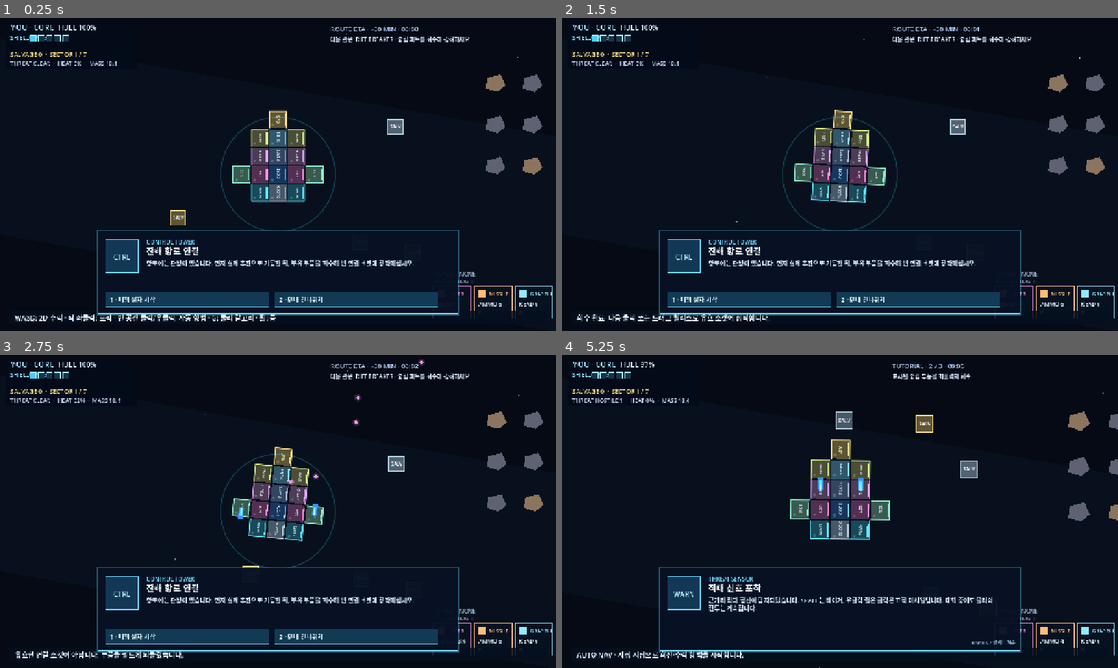
Above: before the commit, frames 1-4 (two rows, left to right).
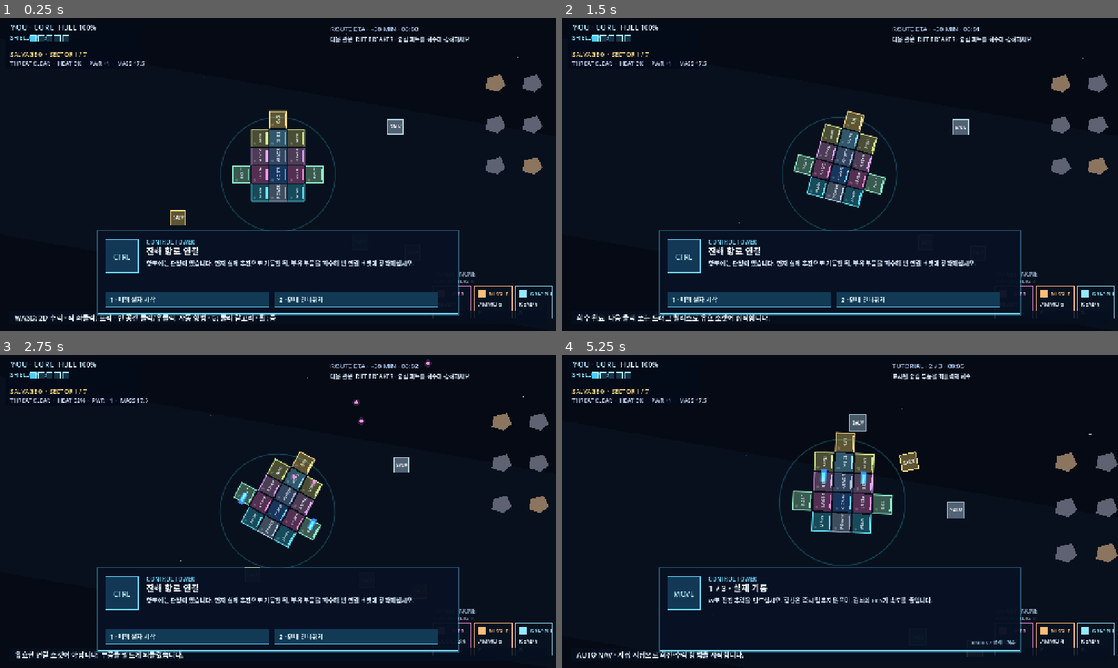
Above: after the commit, the same moments.

Repository: alex-kang-ovdr/GoDotProjects
Game: Godot game, scene res://Main.tscn
The game is run twice, just before and just after one commit, with the same random seed, the same clock (stepped at 60 frames per second) and the same inputs.
Inputs (mouse positions are in pixels of both pictures, inside the frame that each line leads up to):
- Up to frame 1 (0.25 s): no input
- Up to frame 2 (1.5 s): tap Enter at 0.5 s; move the mouse to (962, 158) at 0.52 s; hold D (turn_right) 0.53-1.25 s; tap G (fire_grapple) at 0.6 s; click (962, 158) at 0.67 s; drag from (728, 190) to (812, 237) at 1.27 s
- Up to frame 3 (2.75 s): move the mouse to (333, 442) at 2.02 s; hold D (turn_right) from 2.03 s (still down); hold Space (fire_primary) from 2.03 s (still down)
- Up to frame 4 (5.25 s): release D (turn_right) at 2.75 s; release Space (fire_primary) at 2.75 s; drag from (812, 574) to (917, 420) at 2.77 s; move the mouse to (1006, 558) at 3.52 s; hold A (turn_left) 3.53-4.25 s; tap Right (zoom_in) at 3.6 s; drag from (673, 464) to (756, 433) at 4.27 s; move the mouse to (867, 511) at 5.02 s; hold S (thrust_reverse) from 5.03 s (still down); tap 1 at 5.1 s; click (867, 511) at 5.17 s

The runs differ from the first frame. In frame 1, 0.2% of the frame differs, in the area x 16-57%, y 13-58%; in frame 2, 2.8%; in frame 3, 4.0%; in frame 4, 6.9%, in the area x 5-100%, y 2-100%.

Commit message:
[Cap] fix: 충돌 안정화와 CSV 파트 튜닝

Diff:
--- /dev/null
+++ b/Godot/data/part_tuning.csv
@@ -0,0 +1,22 @@
+id,display_name,description,hull,shield,power,weapon_type,thrust,reverse_thrust,rcs_thrust,ammo_type,ammo,capacity,coverage_mass
+core,CONTROL CORE,함선 제어와 표적 지정을 담당하는 지휘 코어,100,0,2,none,0,0,0,,,0,0
+armor,ARMOR PLATE,피해를 먼저 받는 기본 장갑 블록,18,0,0,none,0,0,0,,,0,0
+thruster,MAIN DRIVE,주 전진 추진기,14,0,-2,none,4750,0,0,,,0,0
+reverse_thruster,REVERSE DRIVE,후진과 감속용 보조 추진기,9,0,-1,none,0,220,0,,,0,0
+rcs_thruster,RCS THRUSTER,회전과 자세 제어용 미세 추진기,8,0,-1,none,0,0,1800,,,0,0
+battery,POWER CELL,무기와 방어막을 위한 전력 저장 장치,10,0,20,none,0,0,0,,,0,0
+laser,LASER ARRAY,에너지 빔을 발사하는 기본 무장,12,0,-3,laser,0,0,0,,,0,0
+missile_launcher,MISSILE RACK,미사일 탄약을 소비하는 유도탄 발사기,16,0,-2,missile,0,0,0,,,0,0
+mini_missile_launcher,MINI MISSILE RACK,근거리 자동 유도 미사일 발사기,11,0,-2,mini_missile,0,0,0,,,0,0
+machine_gun,MACHINE GUN,총알 탄약을 빠르게 소비하는 탄도 무기,13,0,-2,machine_gun,0,0,0,,,0,0
+railgun,RAILGUN,다수 총알을 소비하는 고위력 탄도 무기,19,0,-4,railgun,0,0,0,,,0,0
+ammo_bay,MISSILE BAY,미사일 탄약 보관함,24,0,0,none,0,0,0,missile,6,6,0
+bullet_bay,BULLET BAY,탄도 무기용 총알 보관함,20,0,0,none,0,0,0,bullet,36,36,0
+shield_generator,SHIELD GENERATOR,질량 범위 내에서 방어막 레이어를 공급하는 발전기,22,1,-3,none,0,0,0,,,0,20
+block,STRUCTURE BLOCK,연결과 방호를 위한 범용 구조 블록,20,0,0,none,0,0,0,,,0,0
+beam2,BEAM 2,두 칸 길이의 경량 구조 빔,34,0,0,none,0,0,0,,,0,0
+beam3,BEAM 3,세 칸 길이의 구조 빔,48,0,0,none,0,0,0,,,0,0
+beam4,BEAM 4,네 칸 길이의 장거리 구조 빔,62,0,0,none,0,0,0,,,0,0
+plate4,PLATE 4,2x2 면적을 덮는 중장갑 구조 파트,74,0,0,none,0,0,0,,,0,0
+wedge,WEDGE,한 칸 대각 외형의 삼각 구조 파트,15,0,0,none,0,0,0,,,0,0
+wedge_long,LONG WEDGE,두 칸 대각 외형의 긴 삼각 구조 파트,26,0,0,none,0,0,0,,,0,0
--- a/Godot/scripts/balance.gd
+++ b/Godot/scripts/balance.gd
@@ -15,6 +15,7 @@
 }
 const NPC_AI := {
 	"state_tick_seconds": 0.066,
+	"thrust_multiplier": 0.5,
 	"weapon_range": 620.0,
 	"contact_range": 560.0,
 	"roam_radius": 460.0,
@@ -56,9 +57,10 @@
 const MODULES := {
 	"core": {"label":"CORE", "hp":100.0, "mass":2.0, "fill":"17365e", "stroke":"70ddff"},
 	"armor": {"label":"PLATE", "hp":18.0, "mass":1.8, "fill":"334661", "stroke":"a9bed9"},
-	"thruster": {"label":"MAIN DRIVE", "hp":14.0, "mass":1.1, "force":950.0, "fill":"174a5a", "stroke":"62e7ff", "actuator":"forward"},
+	"thruster": {"label":"MAIN DRIVE", "hp":14.0, "mass":1.1, "force":4750.0, "fill":"174a5a", "stroke":"62e7ff", "actuator":"forward"},
 	"reverse_thruster": {"label":"REV DRIVE", "hp":9.0, "mass":0.65, "force":220.0, "fill":"4d3c55", "stroke":"e3a8ff", "actuator":"reverse"},
-	"rcs_thruster": {"label":"RCS", "hp":8.0, "mass":0.5, "force":360.0, "fill":"3a5a50", "stroke":"8cf0cd", "actuator":"turn"},
+	"rcs_thruster": {"label":"RCS", "hp":8.0, "mass":0.5, "force":1800.0, "fill":"3a5a50", "stroke":"8cf0cd", "actuator":"turn"},
+	"battery": {"label":"BATTERY", "hp":10.0, "mass":1.0, "fill":"3f4d5f", "stroke":"b9d8ff"},
 	"laser": {"label":"LZR", "hp":12.0, "mass":1.2, "fill":"533052", "stroke":"ff92e8"},
 	"missile_launcher": {"label":"MISSILE", "hp":16.0, "mass":1.65, "fill":"58402e", "stroke":"ffbd78"},
 	"mini_missile_launcher": {"label":"MINI MSL", "hp":11.0, "mass":0.9, "fill":"4b4e35", "stroke":"d7ed8e"},
@@ -76,5 +78,72 @@
 	"wedge_long": {"label":"LONG WEDGE", "hp":26.0, "mass":2.35, "fill":"604b3e", "stroke":"f1bf94", "shape":"triangle-long", "footprint":[Vector2i(0,0), Vector2i(1,0)]},
 }
 
+static var _part_tuning_cache: Dictionary = {}
+static var _part_tuning_loaded := false
+
 static func module_spec(kind: String) -> Dictionary:
-	return MODULES.get(kind, MODULES["block"]).duplicate(true)
+	var result: Dictionary = MODULES.get(kind, MODULES["block"]).duplicate(true)
+	var tuning := part_tuning(kind)
+	if tuning.is_empty():
+		return result
+	result["display_name"] = tuning.display_name
+	result["description"] = tuning.description
+	result["hull"] = tuning.hull
+	result["shield"] = tuning.shield
+	result["power"] = tuning.power
+	result["weapon_type"] = tuning.weapon_type
+	result["hp"] = tuning.hull
+	if not str(tuning.ammo_type).is_empty():
+		result["ammo_type"] = tuning.ammo_type
+		result["ammo"] = tuning.ammo
+		result["capacity"] = tuning.capacity
+	if tuning.coverage_mass > 0.0:
+		result["coverage_mass"] = tuning.coverage_mass
+	match str(result.get("actuator", "")):
+		"forward": result["force"] = tuning.thrust
+		"reverse": result["force"] = tuning.reverse_thrust
+		"turn": result["force"] = tuning.rcs_thrust
+	return result
+
+static func part_tuning(kind: String) -> Dictionary:
+	if not _part_tuning_loaded:
+		load_part_tuning()
+	return _part_tuning_cache.get(kind, {})
+
+static func load_part_tuning() -> void:
+	_part_tuning_loaded = true
+	var file := FileAccess.open("res://data/part_tuning.csv", FileAccess.READ)
+	if file == null:
+		file = FileAccess.open("res://data/part_tuning_runtime.txt", FileAccess.READ)
+	if file == null:
+		push_error("PART TUNING CSV와 런타임 사본을 열 수 없습니다.")
+		return
+	var headers := file.get_csv_line()
+	while not file.eof_reached():
+		var values := file.get_csv_line()
+		if values.is_empty() or values[0].strip_edges().is_empty():
+			continue
+		var row := {}
+		for index in mini(headers.size(), values.size()):
+			row[headers[index]] = values[index].strip_edges()
+		var id := str(row.get("id", ""))
+		if id.is_empty():
+			continue
+		_part_tuning_cache[id] = {
+			"display_name": str(row.get("display_name", id)),
+			"description": str(row.get("description", "")),
+			"hull": csv_number(row.get("hull", "0")),
+			"shield": csv_number(row.get("shield", "0")),
+			"power": csv_number(row.get("power", "0")),
+			"weapon_type": str(row.get("weapon_type", "none")),
+			"thrust": csv_number(row.get("thrust", "0")),
+			"reverse_thrust": csv_number(row.get("reverse_thrust", "0")),
+			"rcs_thrust": csv_number(row.get("rcs_thrust", "0")),
+			"ammo_type": str(row.get("ammo_type", "")),
+			"ammo": int(csv_number(row.get("ammo", "0"))),
+			"capacity": int(csv_number(row.get("capacity", "0"))),
+			"coverage_mass": csv_number(row.get("coverage_mass", "0")),
+		}
+
+static func csv_number(value: Variant) -> float:
+	return str(value).to_float()
--- a/Godot/scripts/enemy_ship.gd
+++ b/Godot/scripts/enemy_ship.gd
@@ -74,10 +74,10 @@
 	if ai_tick_elapsed >= float(BalanceData.NPC_AI.state_tick_seconds):
 		update_ai_state(ai_tick_elapsed)
 		ai_tick_elapsed = 0.0
-	apply_player_thrusters(desired_forward, desired_reverse, desired_turn)
+	var thrust_multiplier := float(BalanceData.NPC_AI.thrust_multiplier)
+	apply_player_thrusters(desired_forward * thrust_multiplier, desired_reverse * thrust_multiplier, desired_turn * thrust_multiplier)
 
 func update_ai_state(tick_delta: float) -> void:
-	var to_target := target_ship.global_position - global_position
 	match ai_state:
 		STATE_ROAMING:
 			if radar_range > 0.0 and is_within_surface_range(target_ship, radar_range):
--- a/Godot/scripts/hud_overlay.gd
+++ b/Godot/scripts/hud_overlay.gd
@@ -72,7 +72,7 @@
 			draw_rect(Rect2(hud_origin + Vector2(45 + index * 19, 12), Vector2(14, 14)), Color("a7edff"), false, 1.0)
 		var threat := "CLEAR" if hostile_count == 0 else "HOSTILE %d" % hostile_count
 		draw_string(ThemeDB.fallback_font, hud_origin + Vector2(0, 61), "SALVAGE %d  ·  SECTOR %d / 7" % [salvage, sector], HORIZONTAL_ALIGNMENT_LEFT, -1, 14, Color("ffe082"))
-		draw_string(ThemeDB.fallback_font, hud_origin + Vector2(0, 82), "THREAT %s  ·  HEAT %d%%  ·  MASS %.1f" % [threat, roundi(ship.heat), ship.model.total_mass()], HORIZONTAL_ALIGNMENT_LEFT, -1, 13, Color("c7d8f2"))
+		draw_string(ThemeDB.fallback_font, hud_origin + Vector2(0, 82), "THREAT %s  ·  HEAT %d%%  ·  PWR %+.0f  ·  MASS %.1f" % [threat, roundi(ship.heat), ship.model.power_balance(), ship.model.total_mass()], HORIZONTAL_ALIGNMENT_LEFT, -1, 13, Color("c7d8f2"))
 	var seconds := int(mission_time)
 	draw_string(ThemeDB.fallback_font, Vector2(760, 31), "%s · %02d:%02d" % [mission_title, floori(float(seconds) / 60.0), seconds % 60], HORIZONTAL_ALIGNMENT_LEFT, -1, 15, Color("b8d5ff"))
 	draw_string(ThemeDB.fallback_font, Vector2(760, 54), mission_copy, HORIZONTAL_ALIGNMENT_LEFT, -1, 13, Color("d8eaff"))
--- a/Godot/scripts/main.gd
+++ b/Godot/scripts/main.gd
@@ -485,14 +485,21 @@
 		var part := target.model.part_at(target.local_cell_at(node.global_position))
 		if part == null:
 			part = target.model.core_part()
+		if part == null:
+			# 같은 프레임에 코어가 파괴된 뒤 남은 투사체가 다시 충돌할 수 있다.
+			# 이미 유효한 파트가 없는 리그에는 피해를 적용하지 않고 투사체만 소모한다.
+			node.queue_free()
+			continue
 		var detached := target.damage_part(part, node.damage, node.velocity)
 		if target is EnemyShip and node.team == "player":
 			target.notify_attacked_by_player()
 		for loose in detached:
 			spawn_salvage_data(loose, target.to_global(Vector2(loose.cell) * BalanceData.CELL))
 		node.queue_free()
-		if target == player and not player.model.core_part().hp > 0.0:
-			announce("CORE LOST · R 키로 새 항해를 시작하세요.")
+		if target == player:
+			var player_core := player.model.core_part()
+			if player_core == null or player_core.hp <= 0.0:
+				announce("CORE LOST · R 키로 새 항해를 시작하세요.")
 
 func nearest_enemy_at(point: Vector2, max_range: float) -> EnemyShip:
 	var candidate: EnemyShip = null
--- a/Godot/scripts/ship_body.gd
+++ b/Godot/scripts/ship_body.gd
@@ -266,7 +266,7 @@
 	if part.spec().get("ammo_type", "") != "":
 		draw_string(ThemeDB.fallback_font, center + Vector2(-18, 4), "%d/%d" % [part.ammo, part.capacity], HORIZONTAL_ALIGNMENT_CENTER, 36, 10, Color("fff0c2"))
 	else:
-		draw_string(ThemeDB.fallback_font, center + Vector2(-15, 4), str(spec.label).left(5), HORIZONTAL_ALIGNMENT_CENTER, 35, 9, Color("e8f7ff"))
+		draw_string(ThemeDB.fallback_font, center + Vector2(-15, 4), str(spec.get("display_name", spec.label)).left(5), HORIZONTAL_ALIGNMENT_CENTER, 35, 9, Color("e8f7ff"))
 	var bar_width := 28.0
 	draw_rect(Rect2(center + Vector2(-bar_width * 0.5, 15), Vector2(bar_width, 3)), Color(0.02, 0.04, 0.09, 0.78), true)
 	draw_rect(Rect2(center + Vector2(-bar_width * 0.5, 15), Vector2(bar_width * clampf(part.hp / maxf(part.max_hp, 1.0), 0.0, 1.0), 3)), stroke, true)
--- a/Godot/scripts/ship_model.gd
+++ b/Godot/scripts/ship_model.gd
@@ -171,10 +171,15 @@
 		cover += float(part.spec().get("coverage_mass", 0.0))
 	var generators := 0
 	for part in parts:
-		if part.kind == "shield_generator":
-			generators += 1
+		generators += int(part.spec().get("shield", 0))
 	var mass_limited := int(floor(cover / maxf(total_mass(), 0.1)))
 	return clampi(mini(generators, mass_limited), 0, int(BalanceData.SHIELD.max_layers))
+
+func power_balance() -> float:
+	var total := 0.0
+	for part in parts:
+		total += float(part.spec().get("power", 0.0))
+	return total
 
 func ammo_total(ammo_type: String) -> int:
 	var total := 0
--- a/Godot/tests/npc_ai_test.gd
+++ b/Godot/tests/npc_ai_test.gd
@@ -15,6 +15,7 @@
 
 func _init() -> void:
 	expect(is_equal_approx(float(BalanceData.NPC_AI.state_tick_seconds), 0.066), "NPC 상태 머신 66ms 틱")
+	expect(is_equal_approx(float(BalanceData.NPC_AI.thrust_multiplier), 0.5), "NPC 추진 입력 절반 적용")
 	var roamer = EnemyShipScript.new()
 	roamer.setup(1, "", "roamer")
 	expect(roamer.ai_state == roamer.STATE_ROAMING and roamer.contact_type.is_empty(), "기본 NPC는 로밍 상태")
--- a/Godot/tests/target_navigation_smoke.gd
+++ b/Godot/tests/target_navigation_smoke.gd
@@ -29,6 +29,13 @@
 	await physics_frame
 	expect(game.navigation_active, "빈 공간 지정 자동 항법 활성화")
 	expect(game.player.linear_velocity.length_squared() > 0.0, "자동 항법이 실제 추력을 발생")
+	var player_core: PartData = game.player.model.core_part()
+	game.player.model.remove(player_core.uid)
+	game.player.refresh_mass()
+	game.spawn_projectile({"position":game.player.global_position, "velocity":Vector2.ZERO, "damage":1.0, "color":Color.WHITE, "team":"enemy"})
+	var dead_core_projectile: Projectile = game.world_layer.get_children().filter(func(node): return node is Projectile).back()
+	game.resolve_projectile_hits()
+	expect(dead_core_projectile.is_queued_for_deletion(), "파괴된 코어 리그 재피격 널 가드")
 	game.queue_free()
 	if failures.is_empty():
 		print("[PASS] target-navigation-smoke")
--- a/Godot/tests/test_runner.gd
+++ b/Godot/tests/test_runner.gd
@@ -3,6 +3,7 @@
 const ShipModelScript = preload("res://scripts/ship_model.gd")
 const ShipBodyScript = preload("res://scripts/ship_body.gd")
 const PhysicsData = preload("res://scripts/physics_tuning.gd")
+const BalanceData = preload("res://scripts/balance.gd")
 
 var failures: Array[String] = []
 
@@ -21,8 +22,15 @@
 	ship.initialize_player()
 	expect(ship.parts.size() == 15, "웹 초기 함선 15파트")
 	expect(ship.core_part().hp == 200.0, "웹 초기 코어 200 HP")
+	var thruster_tuning := BalanceData.module_spec("thruster")
+	var shield_tuning := BalanceData.module_spec("shield_generator")
+	expect(is_equal_approx(float(thruster_tuning.force), 4750.0), "CSV 메인 스러스트 5배 조정")
+	expect(is_equal_approx(float(BalanceData.module_spec("rcs_thruster").force), 1800.0), "CSV RCS 스러스트 5배 조정")
+	expect(str(thruster_tuning.description) == "주 전진 추진기" and str(thruster_tuning.weapon_type) == "none", "CSV 파트 이름·설명·무기 유형 로드")
+	expect(float(shield_tuning.hull) == 22.0 and float(shield_tuning.shield) == 1.0 and float(shield_tuning.power) == -3.0, "CSV Hull·Shield·Power 로드")
 	expect(ship.total_mass() > 0.0, "기본 함선 질량")
 	expect(ship.shield_capacity() == 1, "기본 방어막 1 레이어")
+	expect(is_equal_approx(ship.power_balance(), 1.0), "CSV Power 기반 초기 전력 합계")
 	var bounded_ship = ShipBodyScript.new()
 	bounded_ship.initialize_player()
 	var base_bound_radius: float = bounded_ship.hull_bound_radius
Not shown, added: Godot/data/part_tuning.csv.import
Not shown, changed: Godot/export_presets.cfg
Not shown, changed: .gitignore
Not shown, changed: Build-Android-Debug.bat
Not shown, changed: Build-PC.bat
Not shown, changed: Build-Web.bat
Not shown, changed: docs/GDD.md
Not shown, added: docs/PART_TUNING.md
